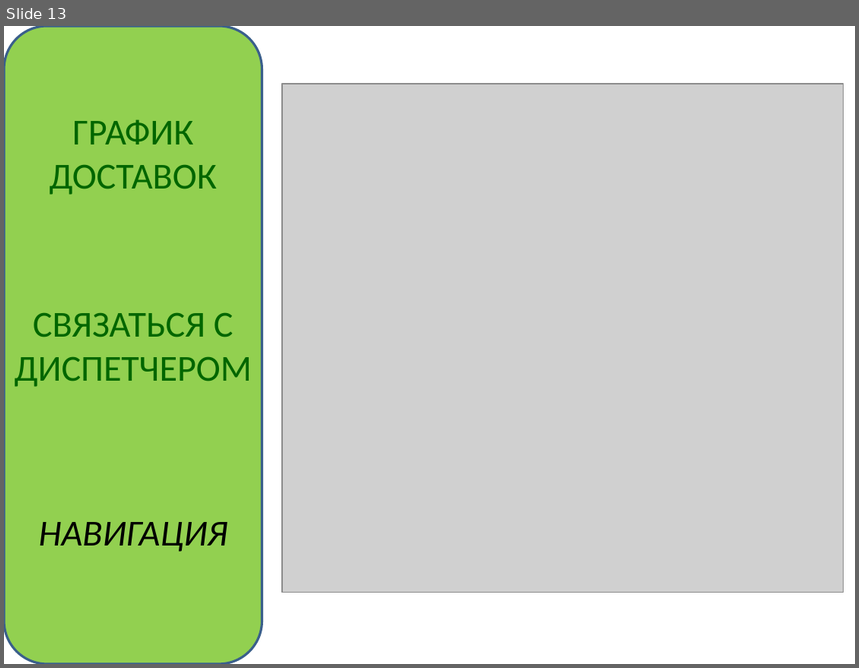
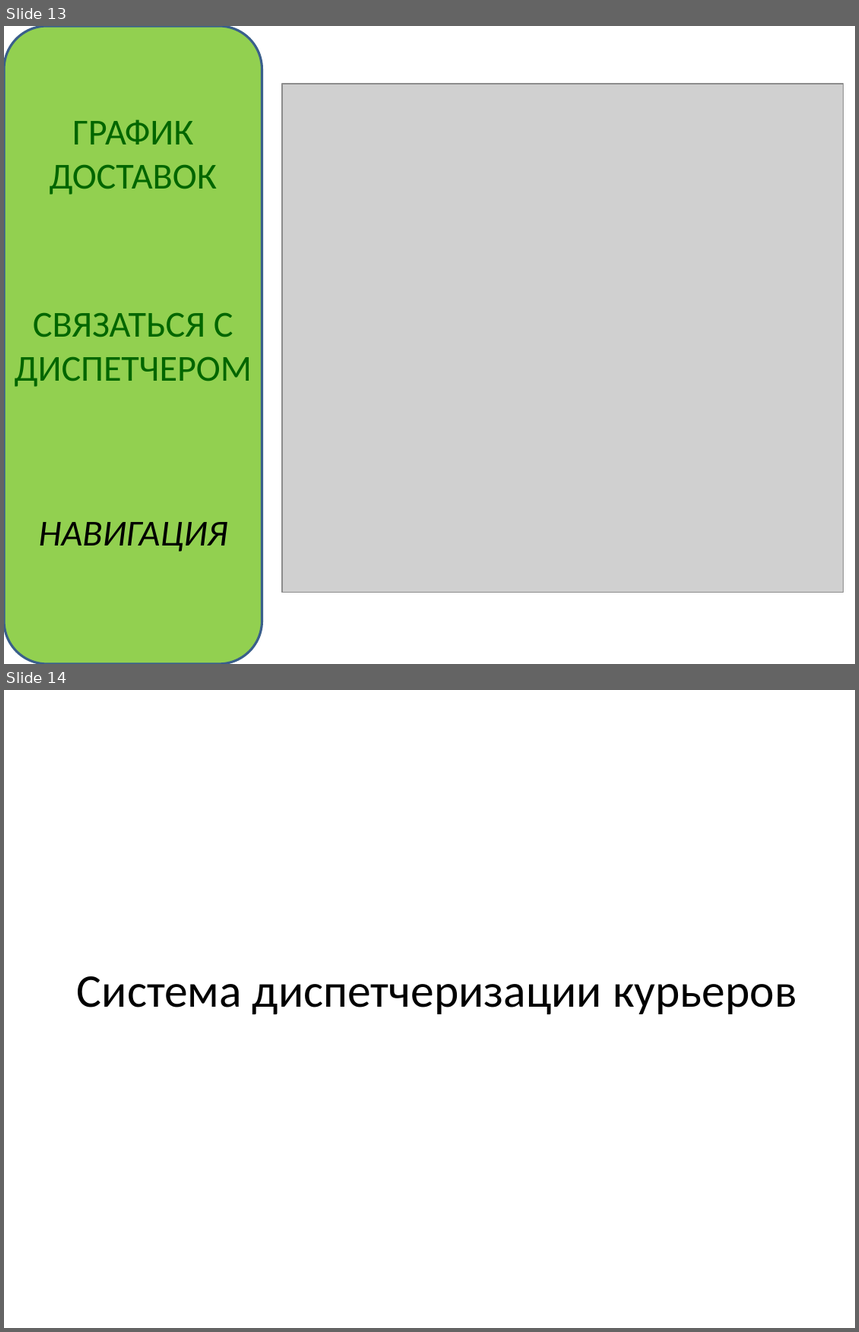
Before and after one commit to KovalAnastasia/ShipIT, a slide deck: 2. Понимание потребностей пользователей/2_2_4_Raskadrovka.pptx. Shown one above the other, each under a label of ours: slide 13 before the commit, slides 13 and 14 after it. The pictures are 859x668 and 859x1332 pixels, drawn with LibreOffice and Linux fonts; fonts in the diff are those of the drawing; grey boxes stand for pictures. Boxes give left, top, right and bottom in pixels: in the first picture for what was removed or moved away, otherwise in the second. Text is boxed around its words. In the diff, an @@ line names an element or a change of style, - is before the commit and + after.

```diff
--- a/2. Понимание потребностей пользователей/2_2_4_Raskadrovka.pptx
+++ b/2. Понимание потребностей пользователей/2_2_4_Raskadrovka.pptx
@@ slide 14 added at (4,690,855,1328), background #FFFFFF @@
@@ title added at (77,977,797,1015), 39.6 pt, text #000000 @@
+Система диспетчеризации курьеров
```
Also in this commit, not shown: 12 other slides added.
